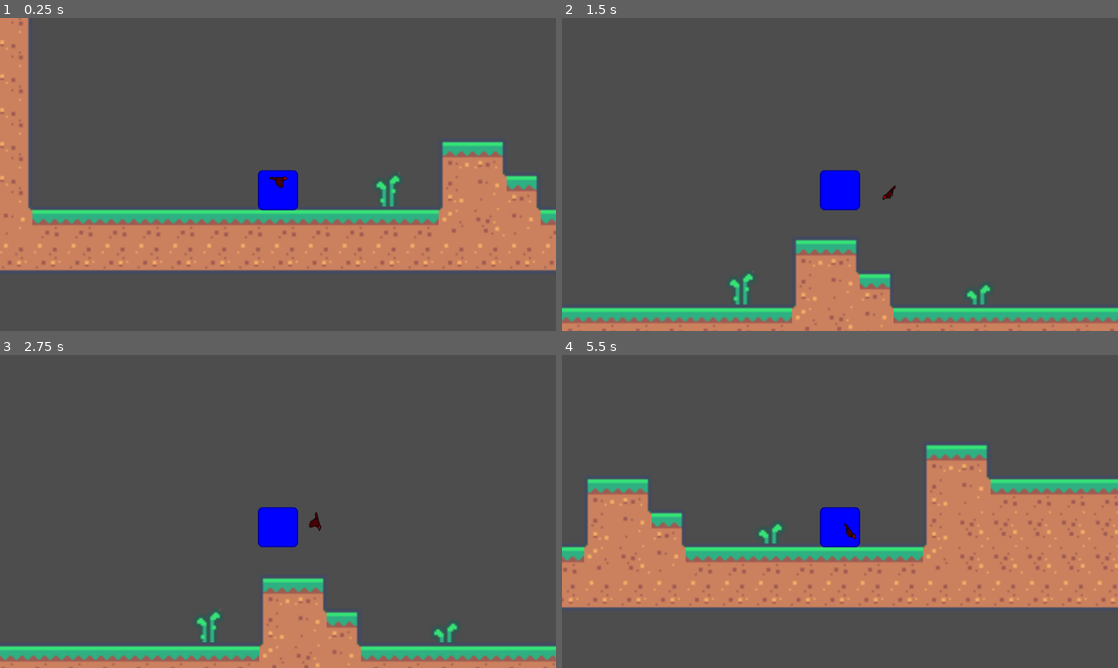
Above: before the commit, frames 1-4 (two rows, left to right).
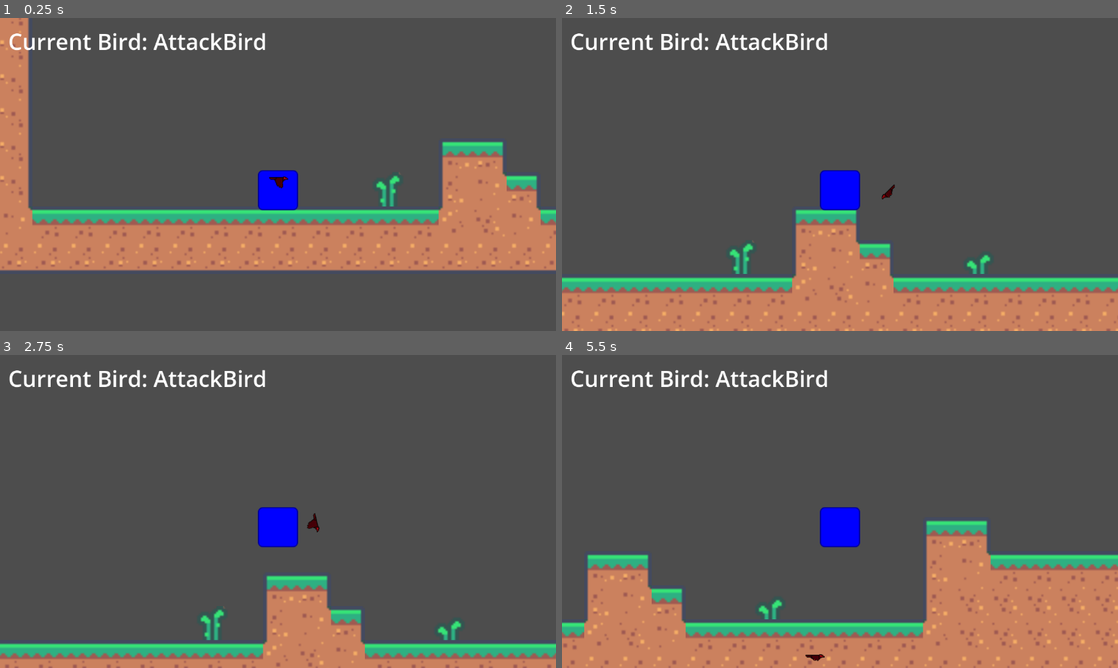
Above: after the commit, the same moments.

Repository: collectioncard/cmpm-170-prototype-3
Game: Godot game, scene res://scenes/main.tscn
The game is run twice, just before and just after one commit, with the same random seed, the same clock (stepped at 60 frames per second) and the same inputs. The engine's default icon, where the game draws it, is replaced by a stand-in: a white triangle on a blue panel in a dark square.
Inputs (mouse positions are in pixels of both pictures, inside the frame that each line leads up to):
- Up to frame 1 (0.25 s): no input
- Up to frame 2 (1.5 s): tap Enter (ui_accept) at 0.5, 0.6, 0.77, 1.07, 1.35 s; move the mouse to (962, 158) at 0.52 s; hold Right (ui_right) from 0.53 s (still down); click (962, 158) at 0.67 s; move the mouse to (728, 190) at 1.27 s; click (728, 190) at 1.42 s
- Up to frame 3 (2.75 s): tap Enter (ui_accept) at 1.52, 1.82, 2.1 s; move the mouse to (333, 442) at 2.02 s; release Right (ui_right) at 2.03 s; hold Left (ui_left) from 2.03 s (still down); click (333, 442) at 2.17 s
- Up to frame 4 (5.5 s): move the mouse to (812, 574) at 2.77 s; release Left (ui_left) at 2.78 s; hold Right (ui_right) 2.78-4.28 s; tap Enter (ui_accept) at 2.85, 3.02, 3.32, 3.6, 3.77, 4.07, 4.35, 4.52, 4.82, 5.1 s; click (812, 574) at 2.92 s; move the mouse to (1006, 558) at 3.52 s; click (1006, 558) at 3.67 s; move the mouse to (673, 464) at 4.27 s; hold Left (ui_left) 4.28-5.03 s; click (673, 464) at 4.42 s; move the mouse to (867, 511) at 5.02 s; hold Right (ui_right) from 5.03 s (still down); click (867, 511) at 5.17 s

The runs differ from the first frame. In frame 1, 1.0% of the frame differs, in the area x 1-48%, y 4-11%; in frame 2, 17%; in frame 3, 6.0%; in frame 4, 44%, in the area x 0-100%, y 4-100%.

Commit message:
Changed functionality of different bird types

Diff:
--- a/prototype-4--bird-game/scenes/bird.tscn
+++ b/prototype-4--bird-game/scenes/bird.tscn
@@ -1,6 +1,6 @@
 [gd_scene load_steps=9 format=3 uid="uid://dyveu0mb4hfyq"]
 
-[ext_resource type="Script" path="res://scripts/bird.gd" id="1_8lvdb"]
+[ext_resource type="Script" path="res://scripts/defend_bird.gd" id="1_8lvdb"]
 [ext_resource type="Texture2D" uid="uid://c4lqtqcgfxkst" path="res://assets/bird/crowDown2.png" id="1_agrc0"]
 [ext_resource type="Texture2D" uid="uid://c3hnckxpfk0kf" path="res://assets/bird/crowDown.png" id="2_iyhdf"]
 [ext_resource type="Texture2D" uid="uid://j0lqnpuebhyb" path="res://assets/bird/crowUp2.png" id="3_nulvi"]
--- a/prototype-4--bird-game/scenes/main.tscn
+++ b/prototype-4--bird-game/scenes/main.tscn
@@ -7,6 +7,7 @@
 [ext_resource type="PackedScene" uid="uid://dyveu0mb4hfyq" path="res://scenes/bird.tscn" id="4_gsu2h"]
 [ext_resource type="PackedScene" uid="uid://cuwaiupcvc6uw" path="res://scenes/enemy.tscn" id="5_x3018"]
 [ext_resource type="PackedScene" uid="uid://dq1mgc1o3lwfv" path="res://scenes/mask_dude.tscn" id="6_ike72"]
+[ext_resource type="Script" path="res://scripts/attack_bird.gd" id="6_lqnji"]
 
 [sub_resource type="TileSetAtlasSource" id="TileSetAtlasSource_rwtrw"]
 resource_name = "terrain"
@@ -242,6 +243,15 @@
 offset = Vector2(0, -100)
 zoom = Vector2(0.325, 0.325)
 
+[node name="birdLabel" type="Label" parent="Player/Camera2D"]
+unique_name_in_owner = true
+offset_left = -860.0
+offset_top = -523.0
+offset_right = -297.0
+offset_bottom = -271.0
+theme_override_font_sizes/font_size = 71
+text = "Current Bird: AttackBird"
+
 [node name="body" type="CollisionShape2D" parent="Player"]
 shape = SubResource("RectangleShape2D_e6gvg")
 
@@ -251,13 +261,17 @@
 
 [node name="AttackBird" parent="Player" instance=ExtResource("4_gsu2h")]
 unique_name_in_owner = true
+process_mode = 1
 modulate = Color(3.243, 0, 0.167, 1)
 scale = Vector2(2, 2)
+collision_layer = 0
+script = ExtResource("6_lqnji")
 
 [node name="DefendBird" parent="Player" instance=ExtResource("4_gsu2h")]
+process_mode = 4
 visible = false
 modulate = Color(0, 1, 0.166667, 1)
-scale = Vector2(2, 2)
+scale = Vector2(5, 5)
 
 [node name="Enemy" parent="." instance=ExtResource("5_x3018")]
 position = Vector2(5324, -56)
--- a/prototype-4--bird-game/scenes/player.gd
+++ b/prototype-4--bird-game/scenes/player.gd
@@ -17,9 +17,7 @@
 
 	# Handle jump.
 	if (Input.is_action_just_pressed("ui_up") or Input.is_action_just_pressed("ui_accept")) and is_on_floor():
-		if (cur_bird.position.length() < 200):
-			velocity.y = JUMP_VELOCITY - 240
-		else:
+
 			velocity.y = JUMP_VELOCITY
 
 	# Get the input direction and handle the movement/deceleration.
--- a/prototype-4--bird-game/scripts/Inventory.gd
+++ b/prototype-4--bird-game/scripts/Inventory.gd
@@ -3,10 +3,11 @@
 var CurrentToolIndex = 0;
 @export var Inventory = [];
 
-
+@onready var label: Label = %birdLabel
 
 func _input(event: InputEvent) -> void:
 	var new_tool_index = -1;
+	PhysicsServer2D.area_set_param(get_viewport().find_world_2d().space, PhysicsServer2D.AREA_PARAM_GRAVITY, 2080);
 	if event is InputEventMouseButton and event.is_pressed():
 		if event.button_index == MOUSE_BUTTON_WHEEL_UP:
 			new_tool_index = (CurrentToolIndex + 1) % Inventory.size();
@@ -15,7 +16,11 @@
 
 		if new_tool_index != -1:
 			get_node(Inventory[CurrentToolIndex]).visible = false;
+			get_node(Inventory[CurrentToolIndex]).process_mode = Node.PROCESS_MODE_DISABLED;
 			get_node(Inventory[new_tool_index]).visible = true;
+			get_node(Inventory[new_tool_index]).process_mode = Node.PROCESS_MODE_INHERIT;
+			get_node(Inventory[new_tool_index]).position = Vector2.ZERO;
+			label.text = "Current Bird: " + get_node(Inventory[new_tool_index]).name;
 			CurrentToolIndex = new_tool_index;
 			print_debug("Current Tool: " + str(Inventory[new_tool_index]));
 
--- a/prototype-4--bird-game/scripts/bird.gd
+++ b/prototype-4--bird-game/scripts/attack_bird.gd
@@ -34,10 +34,8 @@
 	# read mouse current location
 	anims.play("fly");
 	var mouse_position = get_global_mouse_position()
-	print_debug(mouse_position);
 
 	var player_position = get_parent().global_position + Vector2.UP * 50;
-	print_debug(player_position);
 
 	var target_position : Vector2  # where the bird is flying toward
 
@@ -78,6 +76,7 @@
 func _input(event):
 	if event is InputEventMouseButton and event.pressed:
 		if event.button_index == MOUSE_BUTTON_LEFT and attacking_cooldown_time < 0:
+			print_debug("falsehi");
 			attacking_cooldown_time = ATTACKING_COOLDOWN + ATTACKING_DURATION
 			attacking = true
 			attack_dir = sign(get_global_mouse_position().x - global_position.x)
--- /dev/null
+++ b/prototype-4--bird-game/scripts/defend_bird.gd
@@ -0,0 +1,78 @@
+extends CharacterBody2D
+
+
+const SPEED = 900.0
+const ATTACK_SPEED_MUX = 3.0  # X times faster than normal flying speed
+const ATTACKING_DURATION = 150  # msec
+const ATTACKING_COOLDOWN = 500;
+const RANGE = 400  # how far the bird can be away from the player
+
+@onready var anims : AnimatedSprite2D = get_node("AnimatedSprite2D");
+@onready var hitbox : Area2D = get_node("attack_area");
+
+var attacking: bool = false
+var attack_dir : int = 0;
+var attacking_cooldown_time = -1
+var attacking_start_time: float = 0.0
+
+
+func attack_flying():
+	pass;
+
+
+
+func normal_flying():
+	# read mouse current location
+	anims.play("fly");
+	var mouse_position = get_global_mouse_position()
+
+	var player_position = get_parent().global_position + Vector2.UP * 50;
+
+	var target_position : Vector2  # where the bird is flying toward
+
+	if player_position.distance_to(mouse_position) > RANGE:
+		var heading = (mouse_position - player_position).normalized()
+		target_position = player_position + heading * RANGE
+
+	else:
+		target_position = mouse_position
+
+
+	# move the bird
+	var direction = (target_position - global_position).normalized()
+	if (target_position.distance_to(global_position) < 40):
+		velocity = Vector2.ZERO
+	else:
+		velocity = direction * SPEED / 2
+
+func _process(_delta: float) -> void:
+	PhysicsServer2D.area_set_param(get_viewport().find_world_2d().space, PhysicsServer2D.AREA_PARAM_GRAVITY, 1400);
+	rotation = abs(velocity.angle())
+	anims.flip_v = (rotation) > PI/2;
+
+	if (global_position.distance_to(get_parent().global_position) > RANGE * 2):
+		position = Vector2.ZERO
+
+func _physics_process(_delta: float) -> void:
+	if attacking and (Time.get_ticks_msec() - attacking_start_time) > ATTACKING_DURATION:
+		attacking = false
+	attacking_cooldown_time -= _delta * 1000;
+	if attacking:
+		attack_flying()
+	else:
+		normal_flying()
+
+	move_and_slide()
+
+
+func _input(event):
+	if event is InputEventMouseButton and event.pressed:
+		if event.button_index == MOUSE_BUTTON_LEFT and attacking_cooldown_time < 0:
+			attacking_cooldown_time = ATTACKING_COOLDOWN + ATTACKING_DURATION
+			attacking = false
+			attack_dir = sign(get_global_mouse_position().x - global_position.x)
+			attacking_start_time = Time.get_ticks_msec()
+
+
+func _on_attack_area_body_entered(body: Node2D) -> void:
+	print_debug(body.name)
Not shown: 1 places in prototype-4--bird-game/scenes/main.tscn that only renumber resources
